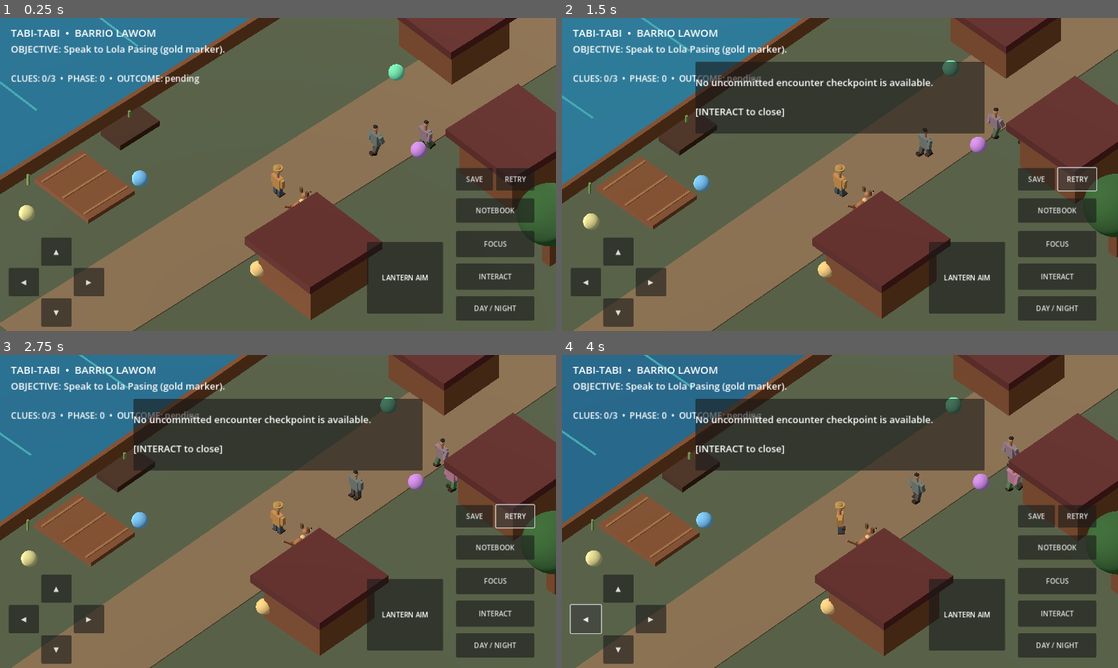
Above: before the commit, frames 1-4 (two rows, left to right).
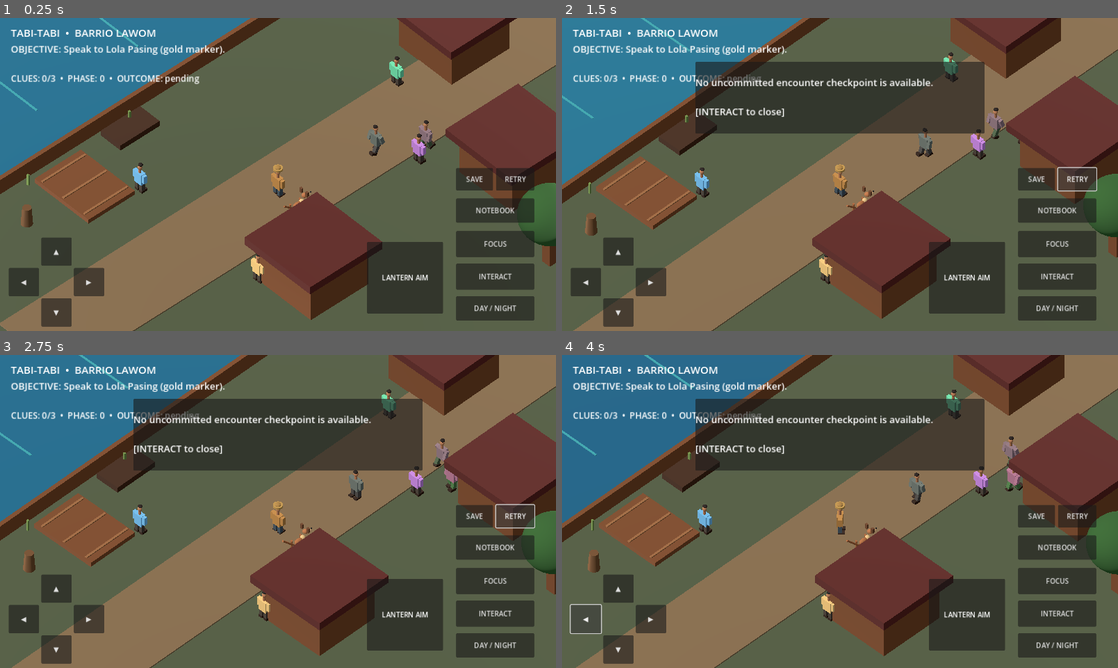
Above: after the commit, the same moments.

Repository: LokiJ07/Tabi-tabi
Game: Godot game, scene res://scenes/main.tscn
Two runs of this game, one before a commit and one after it. Both use one fixed random seed, a clock stepped at 60 frames per second and the inputs below.
Inputs:
- Up to frame 1 (0.25 s): no input
- Up to frame 2 (1.5 s): click "INTERACT" at 0.5 s; click "RETRY" at 1.25 s
- Up to frame 3 (2.75 s): click "RETRY" at 2 s
- Up to frame 4 (4 s): click "RETRY" at 2.75 s; click "◀" at 3.5 s

The runs differ from the first frame. In frame 1, 0.7% of the frame differs, in the area x 3-77%, y 12-85%; in frame 2, 0.7%; in frame 3, 0.7%; in frame 4, 0.7%.

Commit message:
feat: contextual interaction hints and visible witness figures

Diff:
--- a/scripts/main.gd
+++ b/scripts/main.gd
@@ -4,6 +4,7 @@
 
 const NightModel = preload("res://scripts/narrative/night01_state.gd")
 const NightDialogue = preload("res://scripts/narrative/night01_dialogue.gd")
+const Nearby = preload("res://scripts/ui/nearby_interaction.gd")
 const SantelmoActor = preload("res://scripts/encounters/santelmo_actor.gd")
 const FolkActors = preload("res://scripts/visuals/folk_actors.gd")
 const BantayRoute = preload("res://scripts/ai/bantay_route.gd")
@@ -31,6 +32,8 @@
 var dog_guide = BantayRoute.new()
 var dog_awareness = BantayAwareness.new()
 var dog_warning_label: Label
+var interact_hint: Label
+var interaction_nodes: Dictionary = {}
 var dog_warning_seconds := 0.0
 var dog_waypoints := PackedVector3Array()
 var dog_next_waypoint := 0
@@ -100,6 +103,7 @@
 		lantern.global_rotation.y = atan2(-lamp_heading.x, -lamp_heading.z)
 	_update_bantay(delta)
 	_update_dog_warnings(delta)
+	_update_interact_hint()
 	FolkActors.animate_person(apprentice_visual, elapsed, desired.length() > 0.1)
 	camera.global_position = camera.global_position.lerp(player.global_position + Vector3(12, 17, 12), minf(1.0, delta * 4.0))
 	camera.look_at(player.global_position + Vector3(0, 0.7, 0))
@@ -224,16 +228,24 @@
 	node.name = key
 	node.position = pos
 	add_child(node)
-	var mesh := MeshInstance3D.new()
-	var sphere := SphereMesh.new()
-	sphere.radius = 0.42
-	sphere.height = 0.84
-	mesh.mesh = sphere
-	var mat := StandardMaterial3D.new()
-	mat.albedo_color = color
-	mesh.material_override = mat
-	mesh.position.y = 0.7
-	node.add_child(mesh)
+	interaction_nodes[key] = node
+	if key == "MOORING":
+		var stump := MeshInstance3D.new()
+		stump.name = "Old tied post"
+		var wood := CylinderMesh.new()
+		wood.top_radius = 0.24
+		wood.bottom_radius = 0.32
+		wood.height = 1.1
+		stump.mesh = wood
+		stump.position.y = 0.55
+		var wood_mat := StandardMaterial3D.new()
+		wood_mat.albedo_color = Color(0.43, 0.29, 0.17)
+		stump.material_override = wood_mat
+		node.add_child(stump)
+	else:
+		var villager := FolkActors.person(key, color, Color(0.28, 0.24, 0.20))
+		villager.position.y = -0.1
+		node.add_child(villager)
 
 
 func _create_ambient_walkers() -> void:
@@ -391,6 +403,17 @@
 	_make_button(root, "NOTEBOOK", Vector2(1050, 415), Vector2(180, 56), _open_notebook, func(): pass)
 	_make_button(root, "SAVE", Vector2(1050, 345), Vector2(85, 52), _save_story, func(): pass)
 	_make_button(root, "RETRY", Vector2(1142, 345), Vector2(88, 52), _retry_story, func(): pass)
+	interact_hint = Label.new()
+	interact_hint.anchor_left = 0.30
+	interact_hint.anchor_right = 0.70
+	interact_hint.anchor_top = 0.0
+	interact_hint.anchor_bottom = 0.0
+	interact_hint.offset_top = 8
+	interact_hint.offset_bottom = 46
+	interact_hint.horizontal_alignment = HORIZONTAL_ALIGNMENT_CENTER
+	interact_hint.add_theme_font_size_override("font_size", 21)
+	interact_hint.add_theme_color_override("font_color", Color(0.98, 0.86, 0.60))
+	root.add_child(interact_hint)
 	dog_warning_label = Label.new()
 	dog_warning_label.position = Vector2(25, 160)
 	dog_warning_label.add_theme_font_size_override("font_size", 18)
@@ -516,6 +539,23 @@
 	)
 
 
+func _nearby_target() -> String:
+	var locations: Dictionary = {}
+	for key in interaction_nodes:
+		var actor: Node3D = interaction_nodes[key]
+		locations[key] = actor.global_position
+	return Nearby.closest(player.global_position, locations)
+
+
+func _update_interact_hint() -> void:
+	if interact_hint == null:
+		return
+	if dialogue.visible or notebook_panel.visible:
+		interact_hint.text = ""
+		return
+	interact_hint.text = Nearby.caption(_nearby_target())
+
+
 func _interact() -> void:
 	if notebook_panel.visible:
 		_close_notebook()
@@ -523,16 +563,7 @@
 	if dialogue.visible:
 		_close_dialogue()
 		return
-	var closest := ""
-	var distance := 3.4
-	for key in ["LOLA", "DADO", "MOORING", "SABEL", "MARA"]:
-		var mark := get_node_or_null(key) as Node3D
-		if mark == null:
-			continue
-		var d := player.global_position.distance_to(mark.global_position)
-		if d < distance:
-			closest = key
-			distance = d
+	var closest: String = _nearby_target()
 	if closest == "":
 		_show_dialogue("Move close to a resident or the old mooring to interact.")
 		return
--- /dev/null
+++ b/scripts/ui/nearby_interaction.gd
@@ -0,0 +1,28 @@
+extends RefCounted
+## Pure near-target helper: deterministic order and interaction distance.
+const RANGE := 3.4
+const LABELS := {
+	"LOLA": "LOLA PASING",
+	"DADO": "TATAY DADO",
+	"MOORING": "OLD MOORING",
+	"SABEL": "ALING SABEL",
+	"MARA": "TEACHER MARA"
+}
+
+static func closest(origin: Vector3, targets: Dictionary) -> String:
+	var nearest := ""
+	var best := RANGE
+	for id in ["LOLA", "DADO", "MOORING", "SABEL", "MARA"]:
+		if not targets.has(id):
+			continue
+		var point: Vector3 = targets[id]
+		var offset := Vector2(origin.x - point.x, origin.z - point.z)
+		var d := offset.length()
+		if d < best:
+			best = d
+			nearest = id
+	return nearest
+
+
+static func caption(key: String) -> String:
+	return "INTERACT  •  " + str(LABELS.get(key, "")) if LABELS.has(key) else ""
--- /dev/null
+++ b/tests/nearby_interaction_test.gd
@@ -0,0 +1,28 @@
+extends SceneTree
+const Nearby = preload("res://scripts/ui/nearby_interaction.gd")
+var errors := 0
+
+func _initialize() -> void:
+	call_deferred("_run")
+
+func _expect(ok: bool, description: String) -> void:
+	if not ok:
+		errors += 1
+		printerr("Interaction prompt: " + description)
+
+func _run() -> void:
+	var targets := {
+		"LOLA": Vector3(4, 0, 7),
+		"DADO": Vector3(-5, 0, 7),
+		"MOORING": Vector3(-7, 0, 13),
+		"SABEL": Vector3(3, 0, -5),
+		"MARA": Vector3(-2, 0, -8)
+	}
+	_expect(Nearby.closest(Vector3.ZERO, targets) == "", "no false prompt from distance")
+	_expect(Nearby.closest(Vector3(4, 5, 7), targets) == "LOLA", "vertical visual offsets do not prevent touch interaction")
+	_expect(Nearby.closest(Vector3(-6, 0, 11), targets) == "MOORING", "mooring prompt accessible")
+	_expect(Nearby.closest(Vector3(-3, 0, 7), targets) == "DADO", "nearest NPC")
+	_expect(Nearby.caption("MARA").find("TEACHER MARA") >= 0, "descriptive name")
+	_expect(Nearby.caption("") == "", "prompt cleared for no target")
+	print("Nearby interaction regression: ", "PASS" if errors == 0 else str(errors) + " failures")
+	quit(0 if errors == 0 else 1)
Not shown, added: docs/G3_INTERACTION_HINTS.md
